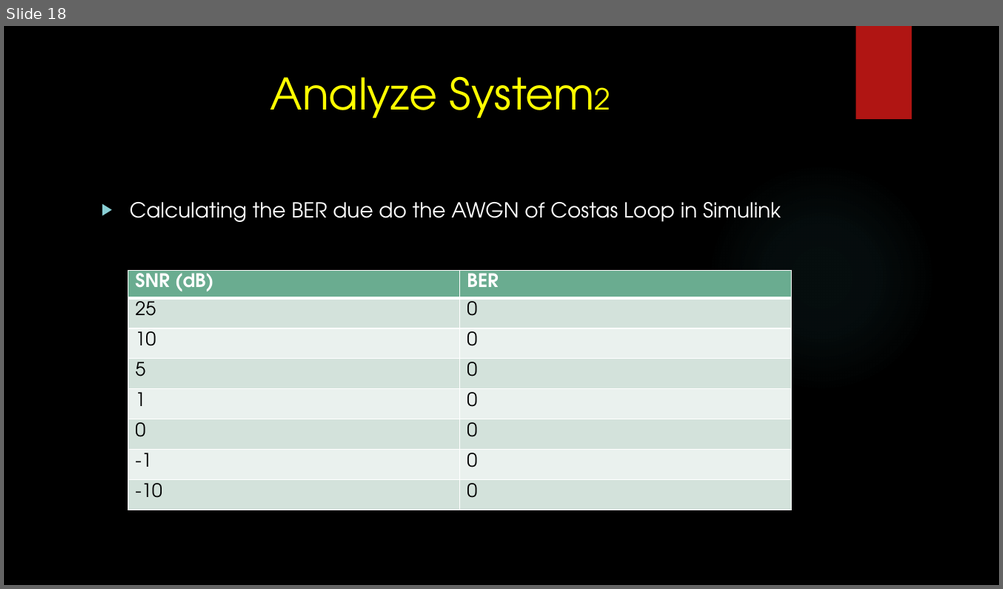
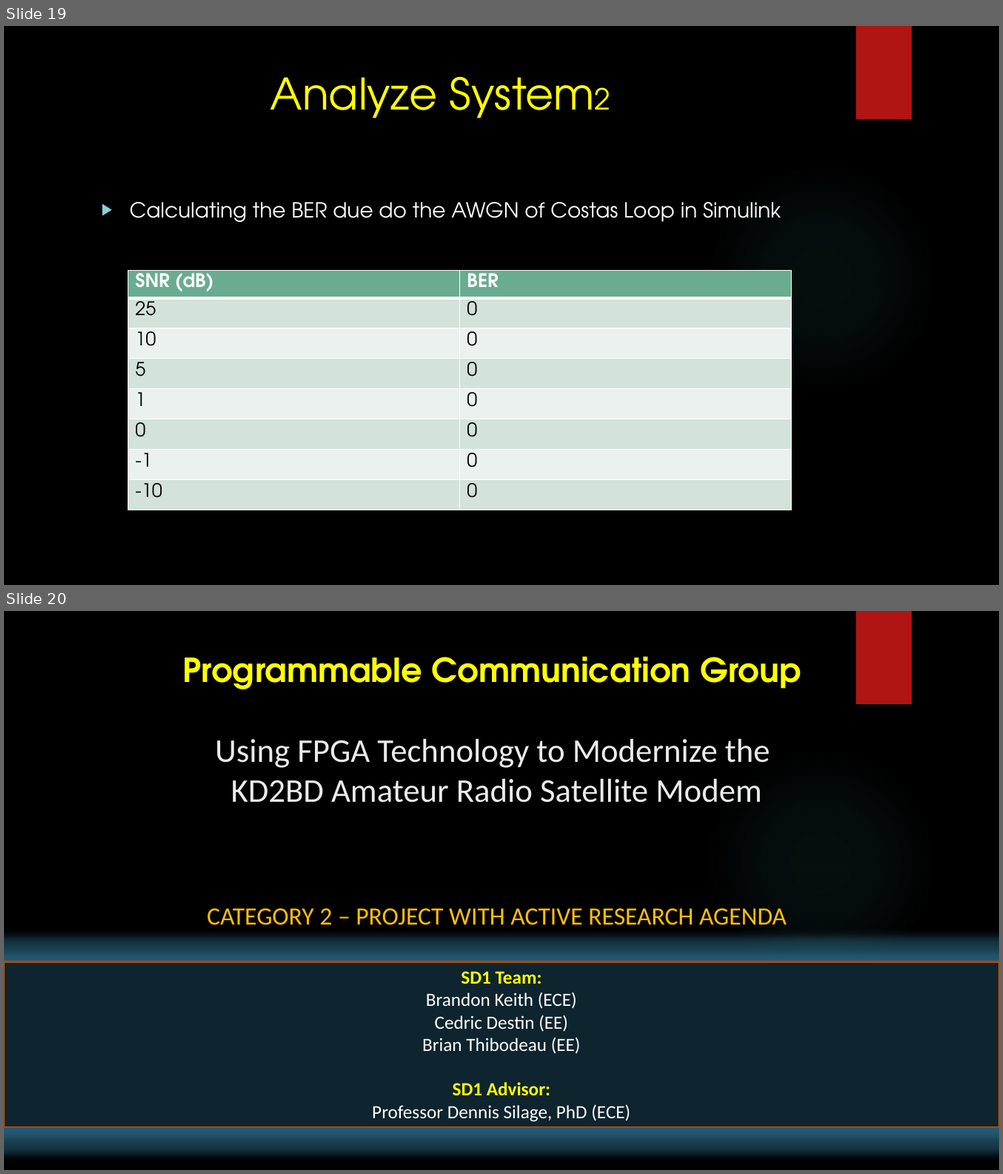
Before and after one commit to RadioInnovators/SD, a slide deck: WebEx/SD1/Review_01/review_02.pptx. Shown one above the other, each under a label of ours: slide 18 before the commit, slides 19 and 20 after it. The pictures are 1003x589 and 1003x1174 pixels, drawn with LibreOffice and Linux fonts; fonts in the diff are those of the drawing; background and template pictures are left out. Boxes give left, top, right and bottom in pixels: in the first picture for what was removed or moved away, otherwise in the second. Text is boxed around its words. In the diff, an @@ line names an element or a change of style, - is before the commit and + after.

```diff
--- a/WebEx/SD1/Review_01/review_02.pptx
+++ b/WebEx/SD1/Review_01/review_02.pptx
@@ slide 20 added at bbox=[4, 611, 999, 1170], background picture (left out); not listed: 2 template elements that a slide beside it also shows @@
@@ title added at bbox=[183, 656, 800, 803], 32 pt, text #EBEBEB @@
+Programmable Communication Group
+Using FPGA Technology to Modernize the
+KD2BD Amateur Radio Satellite Modem
@@ subtitle added at bbox=[207, 908, 786, 925], 24 pt, text #FFC000 @@
+CATEGORY 2 – PROJECT WITH ACTIVE RESEARCH AGENDA
@@ rectangle added at bbox=[4, 963, 999, 1128], fill #000000 at 60% opacity, outline #AD490D 1.5 pt, 18 pt, text #FFFFFF @@
+SD1 Team:
+Brandon Keith (ECE)
+Cedric Destin (EE)
+Brian Thibodeau (EE)
+SD1 Advisor:
+Professor Dennis Silage, PhD (ECE)
@@ what was slide 18 is now slide 19 @@
```
Also in this commit, not shown: 5 slides changed, 1 other slide added.
